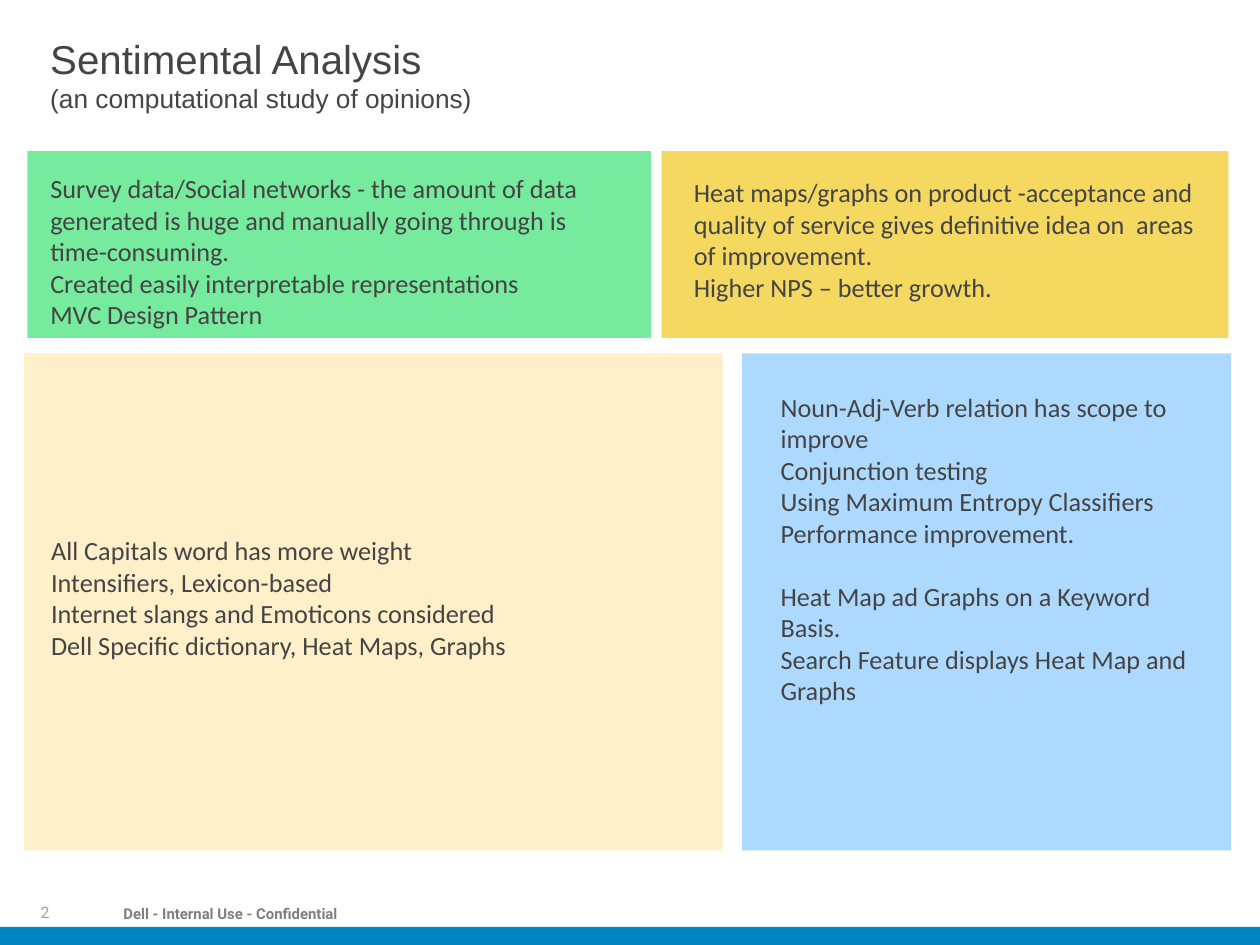
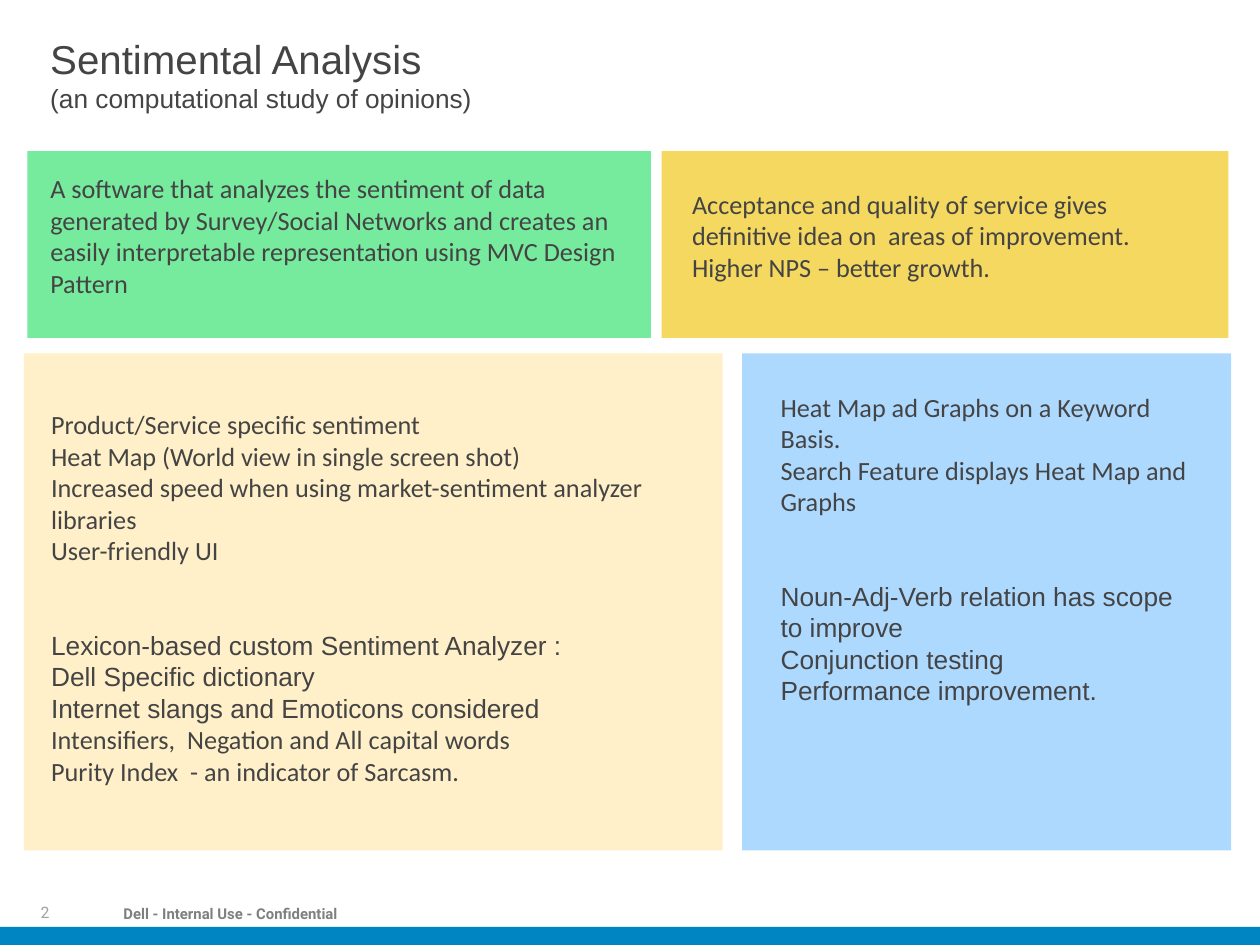
Before and after one commit to DCSGInterns/NLP, a slide deck: slide 2 of PPT/intern_final.pptx. Drawn at 1260x945 pixels with LibreOffice and Linux fonts; fonts in the diff are those of the drawing; background and template pictures are left out. Boxes give left, top, right and bottom in pixels: in the first picture for what was removed or moved away, otherwise in the second. Text is boxed around its words. In the diff, an @@ line names an element or a change of style, - is before the commit and + after.

Commit message:
ppt changed ..more testing done on custom SA

```diff
--- a/PPT/intern_final.pptx
+++ b/PPT/intern_final.pptx
@@ text at <box>50,180,616,293</box>: text changed @@
-Survey data/Social networks - the amount of data generated is huge and manually going through is time-consuming.
-Created easily interpretable representations
-MVC Design Pattern
+A software that analyzes the sentiment of data generated by Survey/Social Networks and creates an easily interpretable representation using MVC Design Pattern
@@ text "Acceptance and quality of service ...": place and size @@
-text "Acceptance and quality of service ..." at <box>694,184,1193,302</box>
+text "Acceptance and quality of service ..." at <box>692,196,1130,282</box>
@@ text at <box>692,196,1130,249</box>: text changed @@
-Heat maps/graphs on product -acceptance and quality of service gives definitive idea on areas of improvement.
+Acceptance and quality of service gives definitive idea on areas of improvement.
@@ text at <box>51,415,642,692</box>: text changed @@
-All Capitals word has more weight
-Intensifiers, Lexicon-based
+Product/Service specific sentiment
+Heat Map (World view in single screen shot)
+Increased speed when using market-sentiment analyzer libraries
+User-friendly UI
+Lexicon-based custom Sentiment Analyzer :
+Dell Specific dictionary
@@ text at <box>781,398,1186,516</box>: paragraphs added @@
+Heat Map ad Graphs on a Keyword Basis.
+Search Feature displays Heat Map and Graphs
@@ text at <box>781,492,1154,516</box>: paragraph removed @@
-Using Maximum Entropy Classifiers
@@ text at <box>781,587,1186,705</box>: paragraphs removed @@
-Heat Map ad Graphs on a Keyword Basis.
-Search Feature displays Heat Map and Graphs
@@ text at <box>781,587,1173,706</box>: font Calibri to Arial in "Noun-Adj-Verb relation has scope to improve", "Conjunction testing", "Performance improvement." @@
@@ text at <box>51,699,539,724</box>: font Calibri to Arial in "Internet slangs and Emoticons considered" @@
@@ text at <box>51,730,510,785</box>: text changed @@
-Dell Specific dictionary, Heat Maps, Graphs
+Intensifiers, Negation and All capital words
+Purity Index - an indicator of Sarcasm.
```
Also in this commit, not shown: 1 other file.
